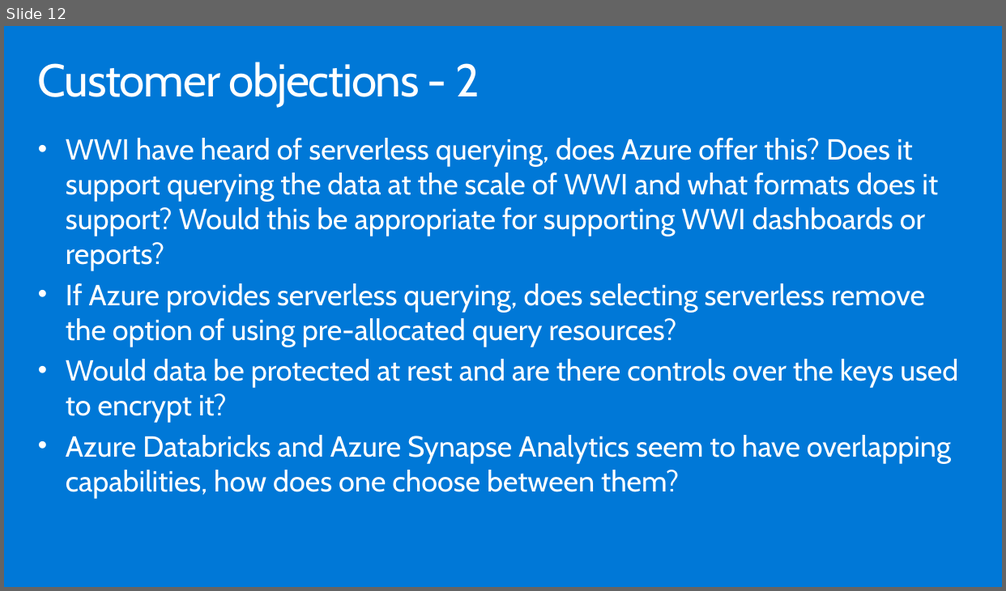
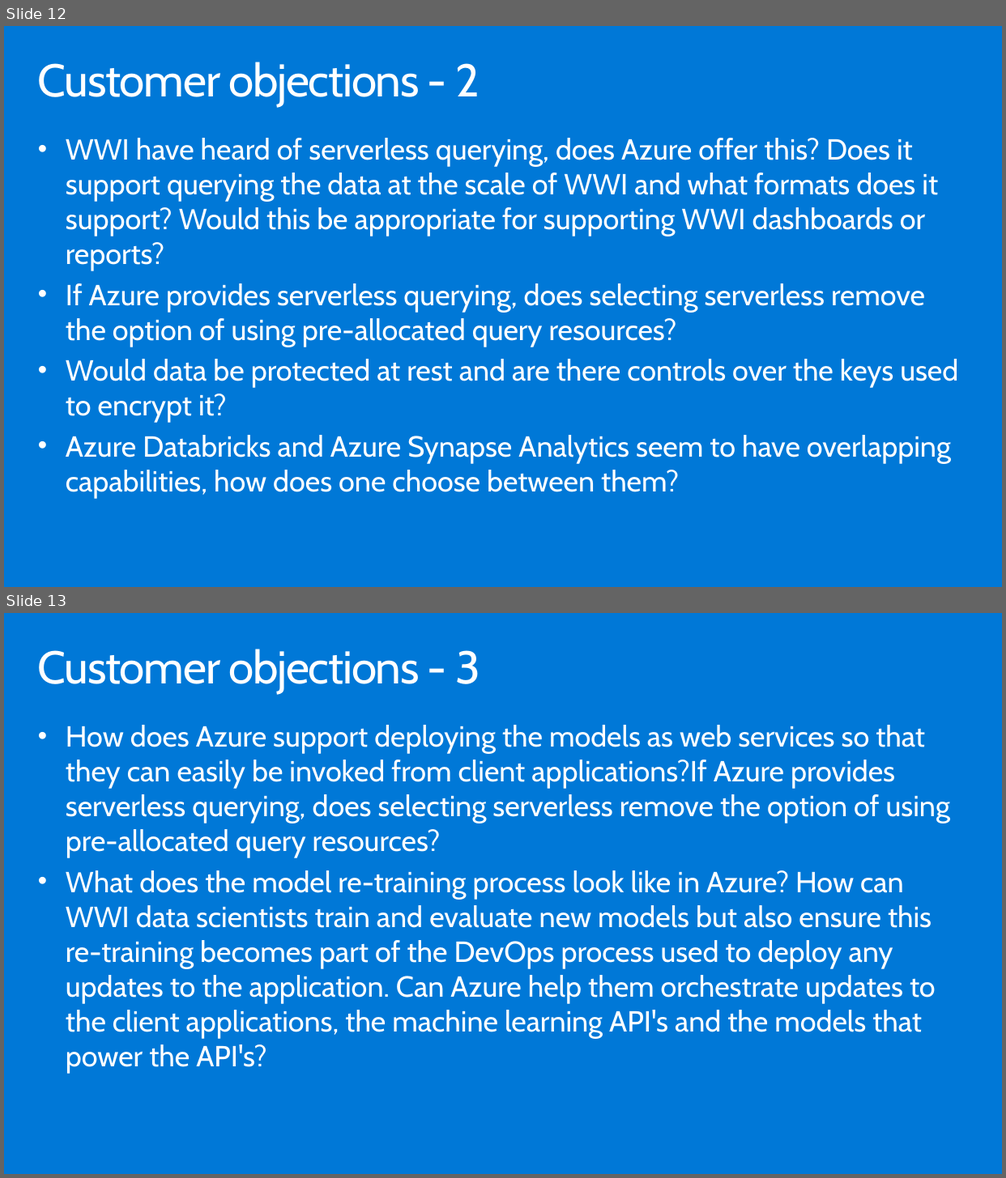
Before and after one commit to wangyihaier/MCW-Azure-Synapse-Analytics-and-AI, a slide deck: Whiteboard design session/WDS trainer presentation - Azure Synapse Analytics and AI.pptx. Shown one above the other, each under a label of ours: slide 12 before the commit, slides 12 and 13 after it. The pictures are 1006x591 and 1006x1178 pixels, drawn with LibreOffice and Linux fonts; fonts in the diff are those of the drawing. Boxes give left, top, right and bottom in pixels: in the first picture for what was removed or moved away, otherwise in the second. Text is boxed around its words. In the diff, an @@ line names an element or a change of style, - is before the commit and + after.

```diff
--- a/Whiteboard design session/WDS trainer presentation - Azure Synapse Analytics and AI.pptx
+++ b/Whiteboard design session/WDS trainer presentation - Azure Synapse Analytics and AI.pptx
@@ slide 13 added at (4,613,1002,1174), background #0078D7 @@
@@ title added at (38,649,480,694), 44.1 pt, text #FFFFFF @@
+Customer objections - 3
@@ text added at (66,725,950,1074), 28 pt, text #FFFFFF @@
+• How does Azure support deploying the models as web services so that they can easily be invoked from client applications?If Azure provides serverless querying, does selecting serverless remove the option of using pre-allocated query resources?
+• What does the model re-training process look like in Azure? How can WWI data scientists train and evaluate new models but also ensure this re-training becomes part of the DevOps process used to deploy any updates to the application. Can Azure help them orchestrate updates to the client applications, the machine learning API's and the models that power the API's?
```
Also in this commit, not shown: 2 other slides added, 2 other files.
